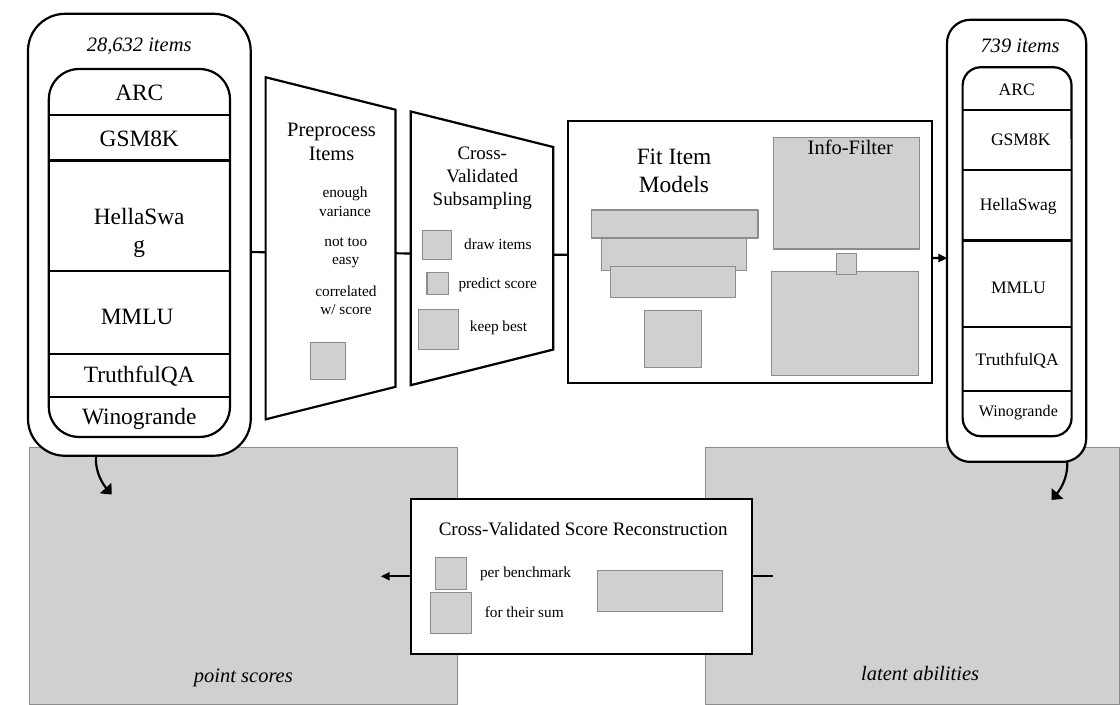
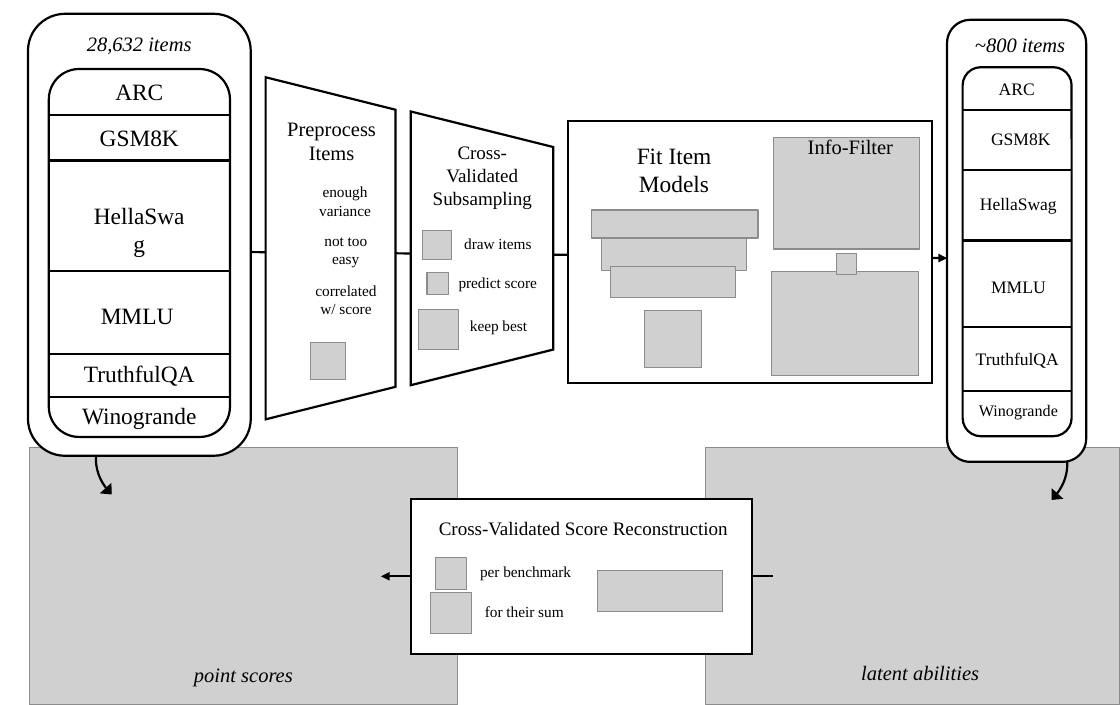
Before and after one commit to adkipnis/metabench, a slide deck: slide 1 of figures/overview/overview.pptx. Drawn at 1120x705 pixels with LibreOffice and Linux fonts; fonts in the diff are those of the drawing; grey boxes stand for pictures; background and template pictures are left out. Boxes give left, top, right and bottom in pixels: in the first picture for what was removed or moved away, otherwise in the second. Text is boxed around its words. In the diff, an @@ line names an element or a change of style, - is before the commit and + after.

```diff
--- a/figures/overview/overview.pptx
+++ b/figures/overview/overview.pptx
@@ text at (975, 38, 1065, 53): text changed @@
-739 items
+~800 items
```
Also in this commit, not shown: 2 other files.
